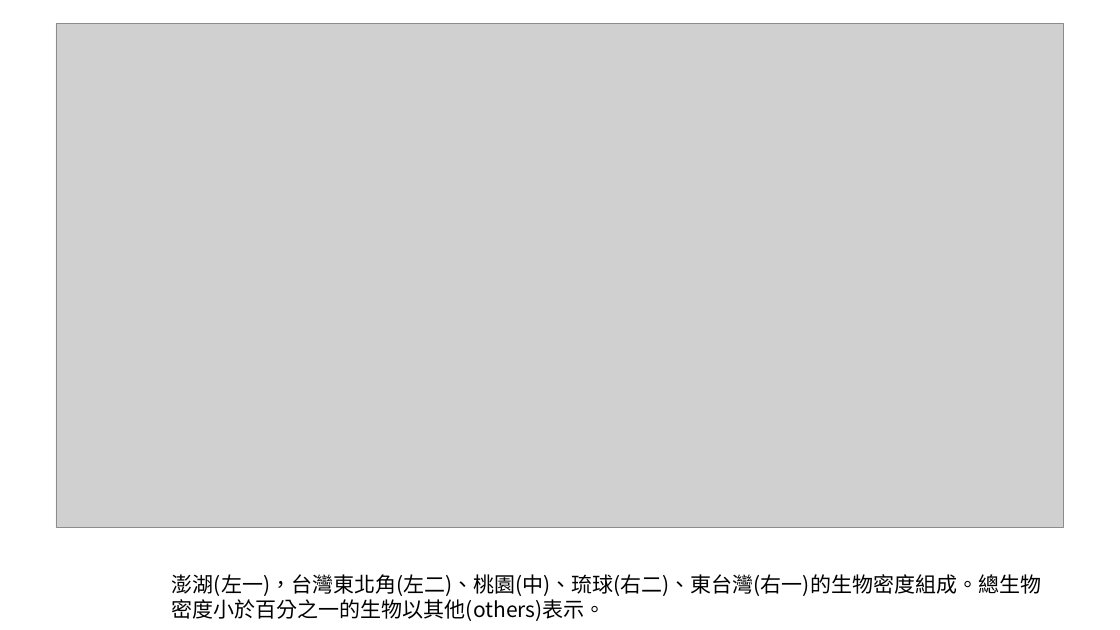
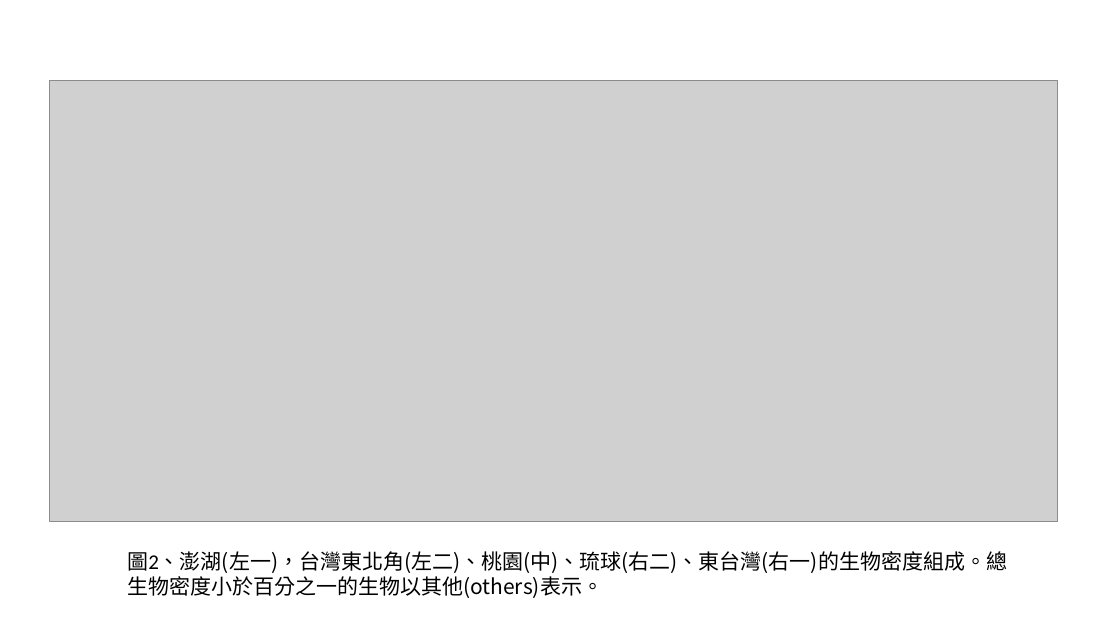
Before and after one commit to chenyenting1998/2022_OCA_midterm, a slide deck: slide 2 of report/figure.pptx (slide 5 before the commit). Drawn at 1120x630 pixels with LibreOffice and Linux fonts; fonts in the diff are those of the drawing; grey boxes stand for pictures. Boxes give left, top, right and bottom in pixels: in the first picture for what was removed or moved away, otherwise in the second. Text is boxed around its words. In the diff, an @@ line names an element or a change of style, - is before the commit and + after.

```diff
--- a/report/figure.pptx
+++ b/report/figure.pptx
@@ picture: place and size @@
-picture at [56,24,1065,528]
+picture at [50,81,1058,522]
@@ text at [127,551,1007,598]: text changed @@
-澎湖(左一)，台灣東北角(左二)、桃園(中)、琉球(右二)、東台灣(右一)的生物密度組成。總生物密度小於百分之一的生物以其他(others)表示。
+圖2、澎湖(左一)，台灣東北角(左二)、桃園(中)、琉球(右二)、東台灣(右一)的生物密度組成。總生物密度小於百分之一的生物以其他(others)表示。
```
Also in this commit, not shown: 3 other slides changed, 4 slides added, 4 slides removed, 1 other file.
